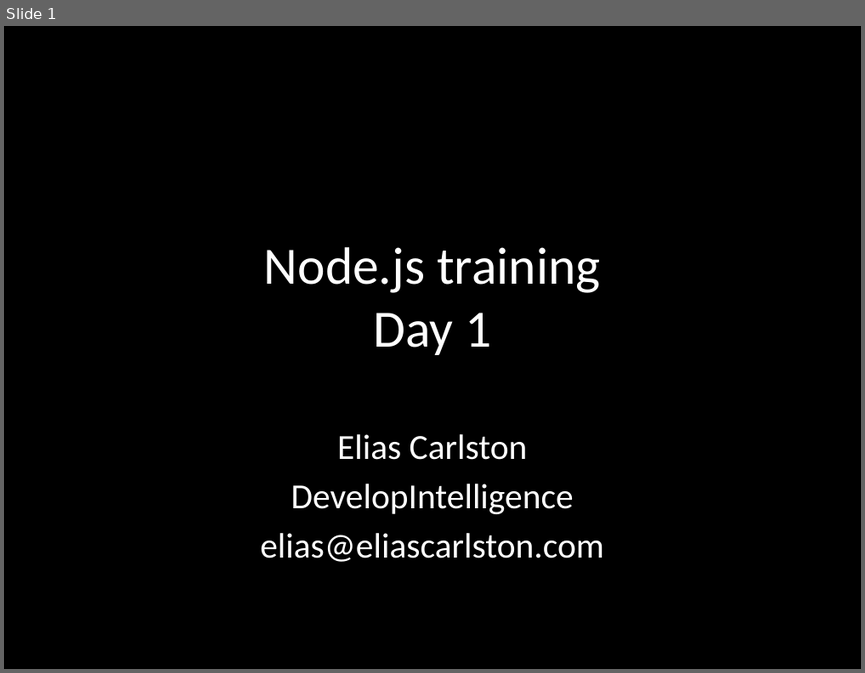
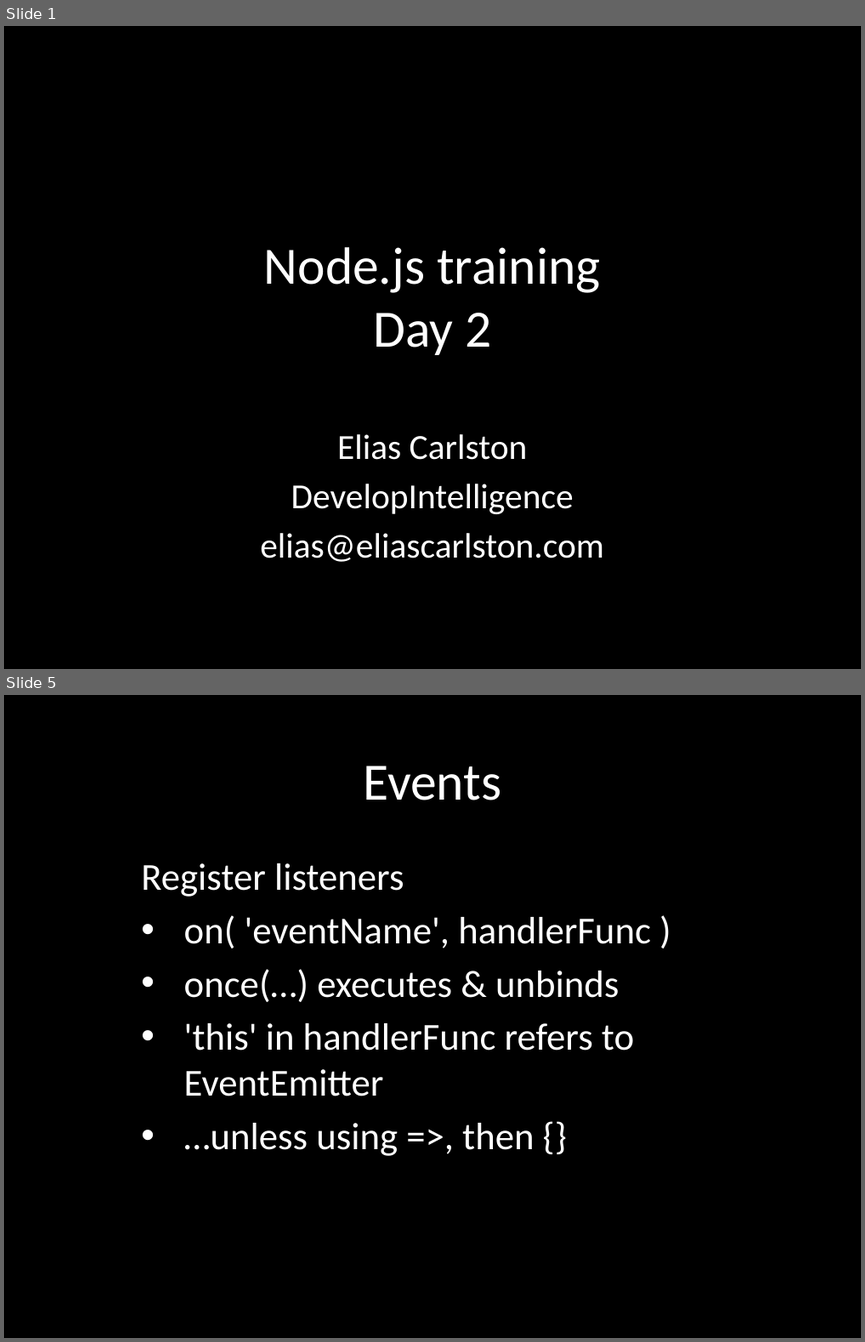
Before and after one commit to eliasjames/training-node, a slide deck: slides/Node Slides Day 2.pptx. Shown one above the other, each under a label of ours: slide 1 before the commit, slides 1 and 5 after it; the slides between them are not shown. The pictures are 865x673 and 865x1342 pixels, drawn with LibreOffice and Linux fonts; fonts in the diff are those of the drawing. Boxes give left, top, right and bottom in pixels: in the first picture for what was removed or moved away, otherwise in the second. Text is boxed around its words. In the diff, an @@ line names an element or a change of style, - is before the commit and + after.

Commit message:
Slides: events

```diff
--- a/slides/Node Slides Day 2.pptx
+++ b/slides/Node Slides Day 2.pptx
@@ slide 5 added at box(4, 695, 861, 1338), background #000000 @@
@@ title added at box(363, 766, 501, 800), 44 pt, text #FFFFFF @@
+Events
@@ subtitle added at box(141, 863, 651, 1156), 32 pt, text #FFFFFF @@
+Register listeners
+• on( 'eventName', handlerFunc )
+• once(…) executes & unbinds
+• 'this' in handlerFunc refers to EventEmitter
+• …unless using =>, then {}
@@ slide 1 changed as well @@
@@ title at box(264, 247, 600, 355): text changed @@
-Node.js training
-Day 1
+Node.js training
+Day 2
```
Also in this commit, not shown: 1 other slide changed, 5 other slides added, 40 slides removed.
